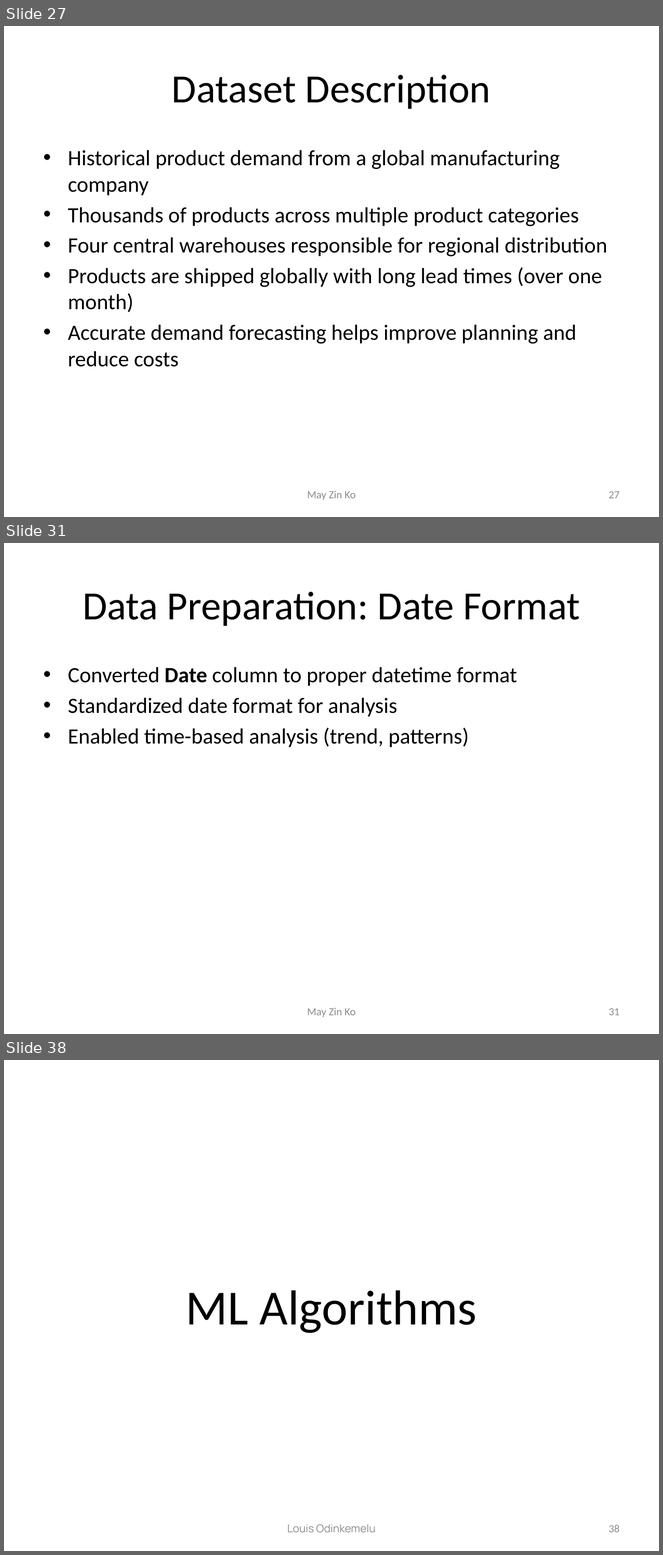
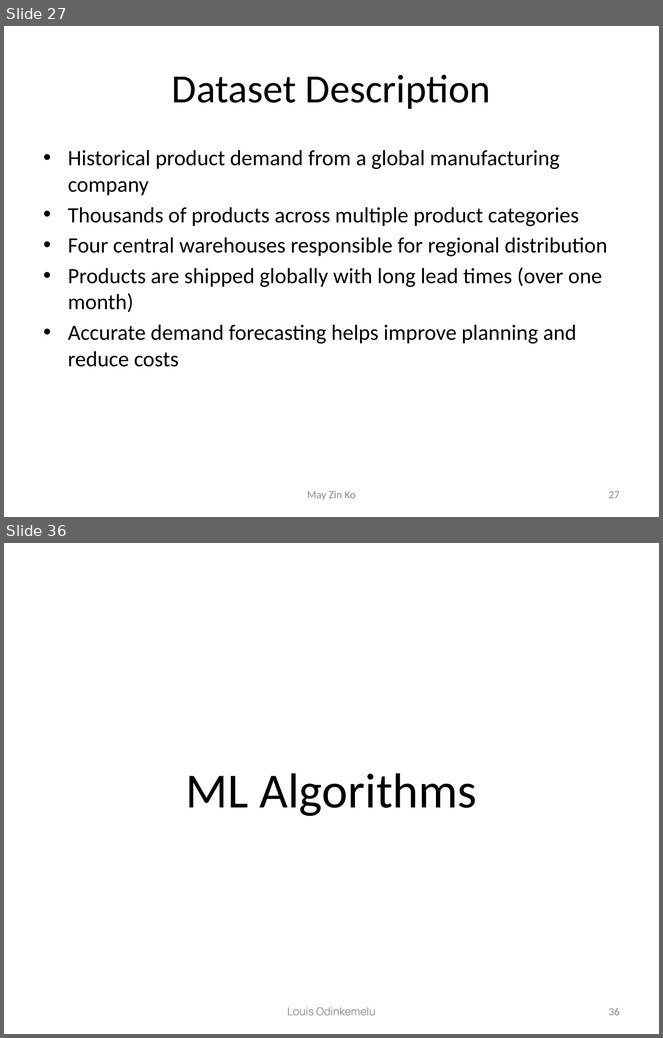
Before and after one commit to MayZinKo/Demand_Management_Industrial_Analytics_Project, a slide deck: Demand_Management_Presentation.pptx. Shown one above the other, each under a label of ours: slides 27, 31 and 38 before the commit, slides 27 and 36 after it; the slides between them are not shown. The pictures are 663x1555 and 663x1038 pixels, drawn with LibreOffice and Linux fonts; fonts in the diff are those of the drawing. Boxes give left, top, right and bottom in pixels: in the first picture for what was removed or moved away, otherwise in the second. Text is boxed around its words. In the diff, an @@ line names an element or a change of style, - is before the commit and + after.

```diff
--- a/Demand_Management_Presentation.pptx
+++ b/Demand_Management_Presentation.pptx
@@ slide 31 removed at (x1=4, y1=543, x2=659, y2=1034), background #FFFFFF @@
@@ title removed at (x1=83, y1=591, x2=580, y2=626) @@
-Data Preparation: Date Format
@@ text removed at (x1=68, y1=667, x2=517, y2=747) @@
-• Converted Date column to proper datetime format
-• Standardized date format for analysis
-• Enabled time-based analysis (trend, patterns)
@@ text removed at (x1=307, y1=1008, x2=356, y2=1018) @@
-May Zin Ko
@@ page number removed at (x1=609, y1=1008, x2=620, y2=1016) @@
-31
@@ what was slide 38 is now slide 36 @@
@@ page number at (x1=609, y1=1008, x2=620, y2=1016): text changed @@
-38
+36
```
Also in this commit, not shown: 10 slides changed, 5 slides added, 5 other slides removed, 1 other file.
